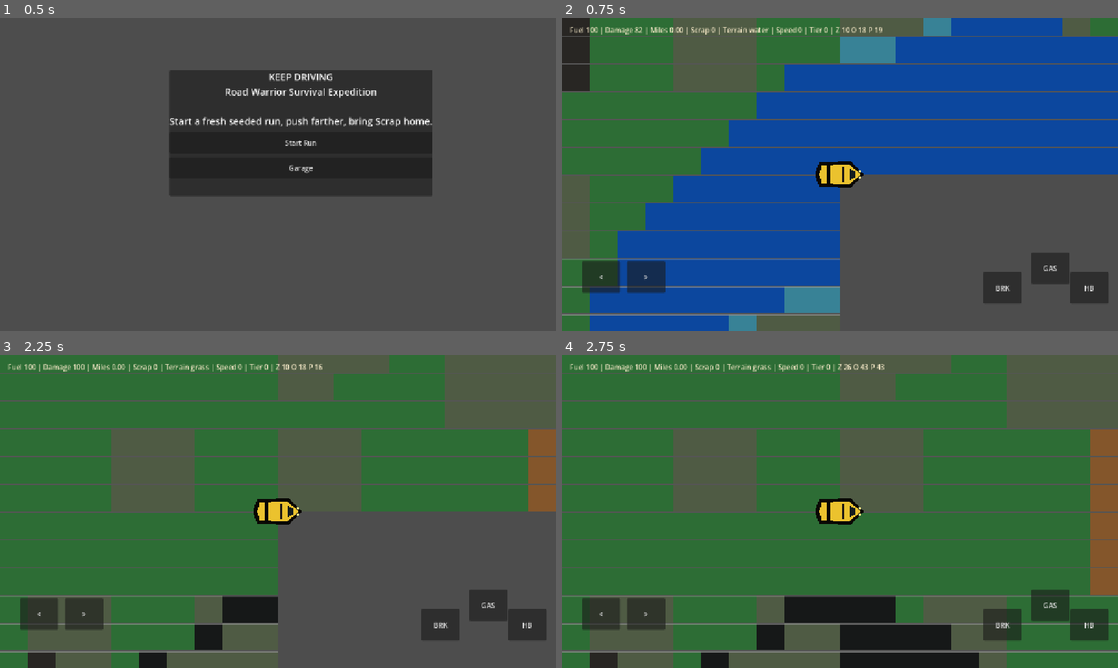
Above: before the commit, frames 1-4 (two rows, left to right).
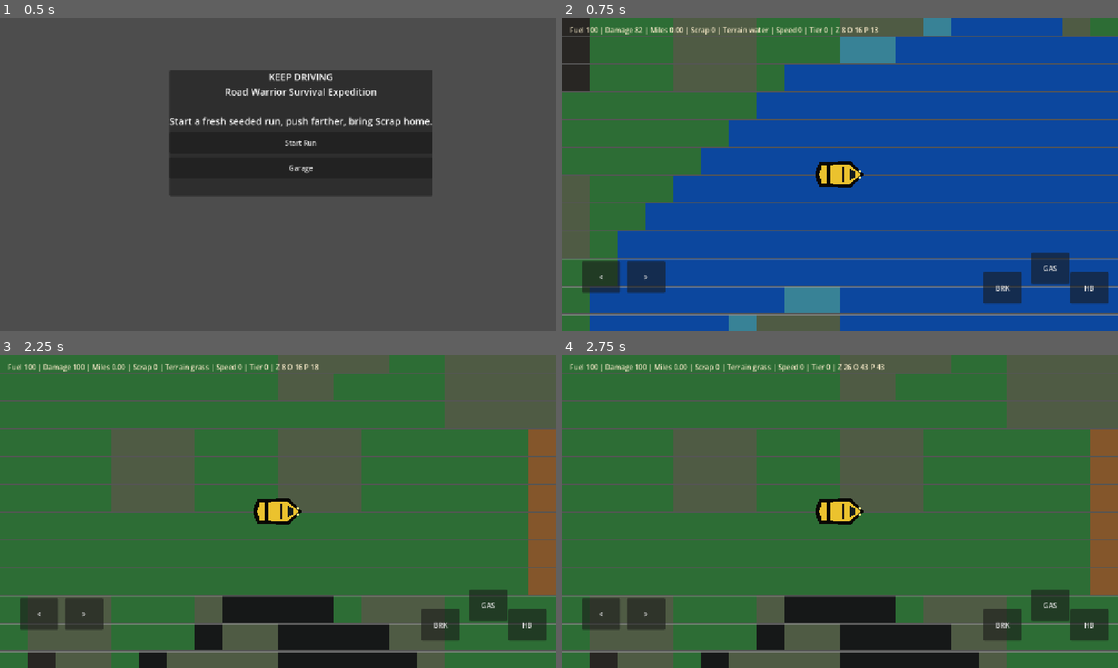
Above: after the commit, the same moments.

Repository: scwlkr/keep-driving
Game: Godot game, scene res://scenes/main.tscn
Same seed, same stepped clock (60 frames per second), same inputs: the game is played once before the commit and once after it.
Inputs:
- Up to frame 1 (0.5 s): no input
- Up to frame 2 (0.75 s): click "Start Run" at 0.5 s
- Up to frame 3 (2.25 s): click "<" at 1.25 s; click "Restart" at 2 s
- Up to frame 4 (2.75 s): no input

Frame 1 is identical in both runs. In frame 2, 24% of the frame differs, in the area x 50-100%, y 2-100%; in frame 3, 20%; in frame 4, less than 0.1%.

Commit message:
Validate world streaming perf slice

Diff:
--- a/proofs/world_perf_proof.gd
+++ b/proofs/world_perf_proof.gd
@@ -1,6 +1,7 @@
 extends SceneTree
 
 const C = preload("res://scripts/game_constants.gd")
+const WorldGenerator = preload("res://scripts/world_generator.gd")
 const WorldRuntime = preload("res://scripts/world_runtime.gd")
 
 func _initialize() -> void:
@@ -19,35 +20,56 @@
 	var max_active := 0
 	var max_preload := 0
 	var max_attach := 0
+	var max_attach_queue := 0
+	var streaming_drag_frames := 0
+	var blank_terrain_risk_frames := 0
+	var proof_start := Time.get_ticks_usec()
 	for i in range(frames):
 		var frame_start := Time.get_ticks_usec()
 		player_pos += velocity * (1.0 / 60.0)
 		if i % 900 == 0:
 			velocity = velocity.rotated(0.72)
 		var metrics := world.update_streaming(player_pos)
+		var current_key := WorldGenerator.coord_key(WorldGenerator.world_to_chunk(player_pos))
 		frame_times.append(float(Time.get_ticks_usec() - frame_start) / 1000.0)
 		stream_times.append(float(metrics["last_stream_ms"]))
 		max_active = maxi(max_active, int(metrics["active_chunk_count"]))
 		max_preload = maxi(max_preload, int(metrics["preloaded_chunk_count"]))
 		max_attach = maxi(max_attach, int(metrics["chunks_attached_this_frame"]))
+		max_attach_queue = maxi(max_attach_queue, int(metrics["attach_queue_length"]))
+		if bool(metrics["streaming_drag_active"]):
+			streaming_drag_frames += 1
+		if not world.active_chunks.has(current_key):
+			blank_terrain_risk_frames += 1
 	var p95_frame := _percentile(frame_times, 0.95)
 	var p95_stream := _percentile(stream_times, 0.95)
+	var elapsed_seconds := maxf(float(Time.get_ticks_usec() - proof_start) / 1000000.0, 0.001)
+	var fps := float(frames) / elapsed_seconds
 	var counts := world.entity_counts()
-	var ok := p95_frame <= 16.7 and p95_stream <= 4.0 and max_active <= 25 and max_preload <= 49 and max_attach <= 1
-	print("WORLD_PERF_PROOF frames=%d p95_frame_ms=%.3f p95_stream_ms=%.3f active_chunks=%d preloaded_chunks=%d attach_max=%d zombies=%d obstacles=%d pickups=%d markers_scanned=%d skipped_spawns=%d pool_total=%d streaming_drag_activations=%d pass=%s" % [
+	var active_budget := (C.ACTIVE_RADIUS * 2 + 1) * (C.ACTIVE_RADIUS * 2 + 1)
+	var preload_budget := (C.PRELOAD_RADIUS * 2 + 1) * (C.PRELOAD_RADIUS * 2 + 1)
+	var ok := fps >= 60.0 and p95_frame <= 16.7 and p95_stream <= 4.0 and max_active <= active_budget and max_preload <= preload_budget and max_attach <= 1 and max_attach_queue <= active_budget - 1 and blank_terrain_risk_frames == 0
+	print("WORLD_PERF_PROOF frames=%d fps=%.1f p95_frame_ms=%.3f p95_stream_ms=%.3f active_chunks=%d preloaded_chunks=%d attach_queue_max=%d chunks_attached_frame_max=%d zombies=%d obstacles=%d pickups=%d effects=%d markers_scanned=%d skipped_spawns=%d pool_total=%d pool_usage=%d/%d streaming_drag_activations=%d streaming_drag_frames=%d blank_terrain_risk_frames=%d pass=%s" % [
 		frames,
+		fps,
 		p95_frame,
 		p95_stream,
 		max_active,
 		max_preload,
+		max_attach_queue,
 		max_attach,
 		int(counts["zombies"]),
 		int(counts["obstacles"]),
 		int(counts["pickups"]),
+		int(counts["effects"]),
 		world.marker_count_scanned(),
 		int(world.metrics["skipped_spawn_count"]),
 		int(counts["total"]),
+		int(counts["total"]),
+		C.TOTAL_ENTITY_CAP,
 		int(world.metrics["streaming_drag_activations"]),
+		streaming_drag_frames,
+		blank_terrain_risk_frames,
 		str(ok),
 	])
 	world.queue_free()
--- a/scripts/world_generator.gd
+++ b/scripts/world_generator.gd
@@ -191,10 +191,12 @@
 static func _add_marker(markers:Array, run_seed:int, coord:Vector2i, kind:String, tile:Vector2i, danger:float, route_bias:String) -> void:
 	if markers.size() >= C.MARKERS_PER_CHUNK:
 		return
+	var ordinal := markers.size()
 	markers.append({
-		"id": "%d:%d:%d:%s:%d:%d" % [run_seed, coord.x, coord.y, kind, tile.x, tile.y],
+		"id": "%d:%d:%d:%02d:%s:%d:%d" % [run_seed, coord.x, coord.y, ordinal, kind, tile.x, tile.y],
 		"kind": kind,
 		"tile": tile,
+		"ordinal": ordinal,
 		"danger": danger,
 		"route_bias": route_bias,
 	})
--- a/scripts/world_runtime.gd
+++ b/scripts/world_runtime.gd
@@ -53,7 +53,11 @@
 	for coord in desired_active:
 		var key := WorldGenerator.coord_key(coord)
 		desired_active_keys[key] = true
-		if not active_chunks.has(key) and not attach_queue.has(coord):
+
+	attach_queue.clear()
+	for coord in desired_active:
+		var key := WorldGenerator.coord_key(coord)
+		if not active_chunks.has(key):
 			attach_queue.append(coord)
 
 	for key in active_chunks.keys():
@@ -72,6 +76,7 @@
 	if drag_active and not _drag_was_active:
 		metrics["streaming_drag_activations"] += 1
 	_drag_was_active = drag_active
+	metrics["current_chunk_active"] = active_chunks.has(current_key)
 	metrics["streaming_drag_active"] = drag_active
 	metrics["last_stream_ms"] = float(Time.get_ticks_usec() - start_usec) / 1000.0
 	metrics["active_chunk_count"] = active_chunks.size()
@@ -146,9 +151,13 @@
 
 func _coords_in_radius(center:Vector2i, radius:int) -> Array[Vector2i]:
 	var coords:Array[Vector2i] = []
-	for y in range(center.y - radius, center.y + radius + 1):
-		for x in range(center.x - radius, center.x + radius + 1):
-			coords.append(Vector2i(x, y))
+	var max_distance_sq := radius * radius * 2
+	for distance_sq in range(max_distance_sq + 1):
+		for y in range(center.y - radius, center.y + radius + 1):
+			for x in range(center.x - radius, center.x + radius + 1):
+				var coord := Vector2i(x, y)
+				if (coord - center).length_squared() == distance_sq:
+					coords.append(coord)
 	return coords
 
 func _attach_chunk(coord:Vector2i, data:Dictionary) -> void:
@@ -236,6 +245,7 @@
 		"chunks_attached_this_frame": 0,
 		"skipped_spawn_count": 0,
 		"streaming_drag_activations": 0,
+		"current_chunk_active": false,
 		"streaming_drag_active": false,
 		"entity_counts": {"zombies": 0, "obstacles": 0, "pickups": 0, "effects": 0, "total": 0},
 	}
Not shown, changed: .scratch/keep-driving-v0/issues/build-02-deterministic-world-and-streaming.md
Not shown, changed: .scratch/keep-driving-v0/issues/build-03-route-network-terrain-and-barriers.md
Not shown, changed: .scratch/keep-driving-v0/issues/build-08-world-perf-proof-and-automation.md
